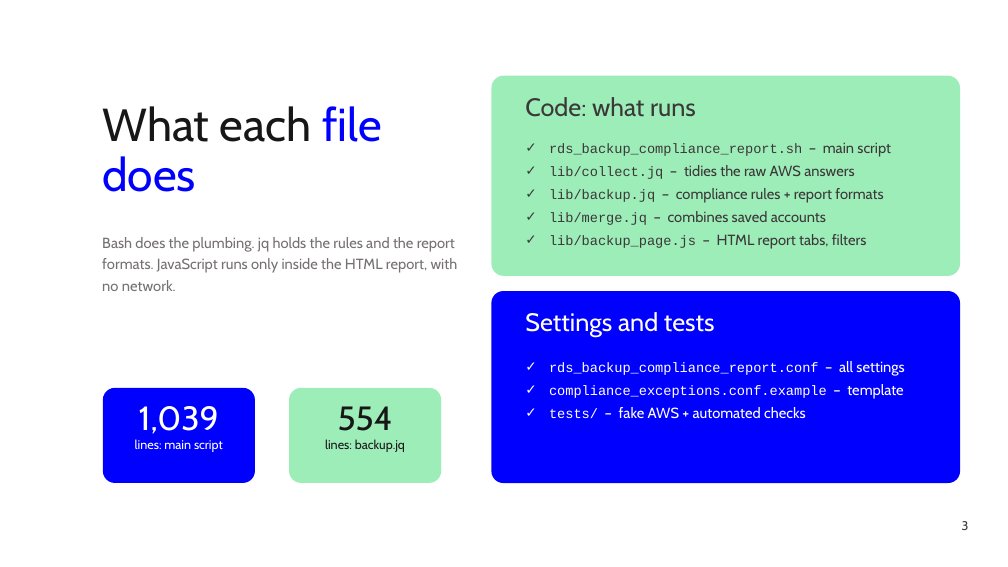
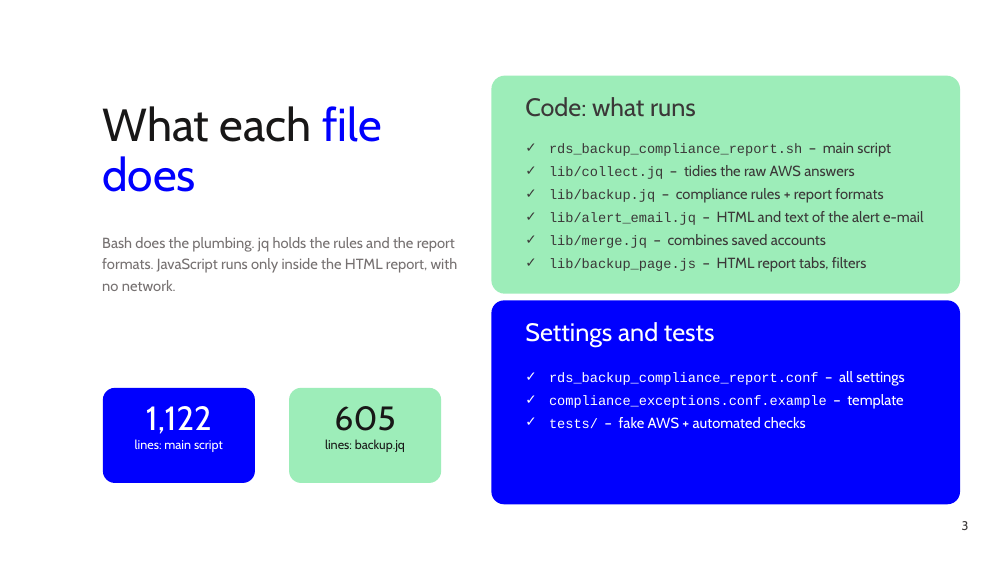
Before and after one commit to manideepgrandhi/rds-backup-compliance, a slide deck: slide 3 of docs/RDS_Backup_Compliance_Walkthrough.pptx. Drawn at 1008x567 pixels with LibreOffice and Linux fonts; fonts in the diff are those of the drawing. Boxes give left, top, right and bottom in pixels: in the first picture for what was removed or moved away, otherwise in the second. Text is boxed around its words. In the diff, an @@ line names an element or a change of style, - is before the commit and + after.

Commit message:
Walkthrough deck: refresh to v1.8.0
Update the 20-slide team deck: version 1.8.0, 44 settings, 814 checks,
alert_email.jq, check-mode and attach-* keys, and verbatim code citations
moved to the current line numbers (A4 916-925, A5 67-68 and 71-78, A6 358-364).

```diff
--- a/docs/RDS_Backup_Compliance_Walkthrough.pptx
+++ b/docs/RDS_Backup_Compliance_Walkthrough.pptx
@@ rounded rectangle: place and size @@
-rounded rectangle at <box>492,76,960,276</box>
+rounded rectangle at <box>492,76,960,294</box>
@@ text at <box>549,211,923,225</box>: paragraph added @@
+✓ lib/alert_email.jq – HTML and text of the alert e-mail
@@ rounded rectangle: place and size @@
-rounded rectangle at <box>492,291,960,483</box>
+rounded rectangle at <box>492,300,960,504</box>
@@ text "Settings and tests": place and size @@
-text "Settings and tests" at <box>525,312,715,337</box>
+text "Settings and tests" at <box>525,322,715,347</box>
@@ text "rds_backup_compliance_report.conf – all settings": place and size @@
-text "rds_backup_compliance_report.conf – all settings" at <box>549,361,904,419</box>
+text "rds_backup_compliance_report.conf – all settings" at <box>549,371,904,429</box>
@@ text at <box>146,406,212,434</box>: text changed @@
-1,039
+1,122
@@ text at <box>334,406,395,431</box>: text changed @@
-554
+605
```
Also in this commit, not shown: 10 other slides changed.
